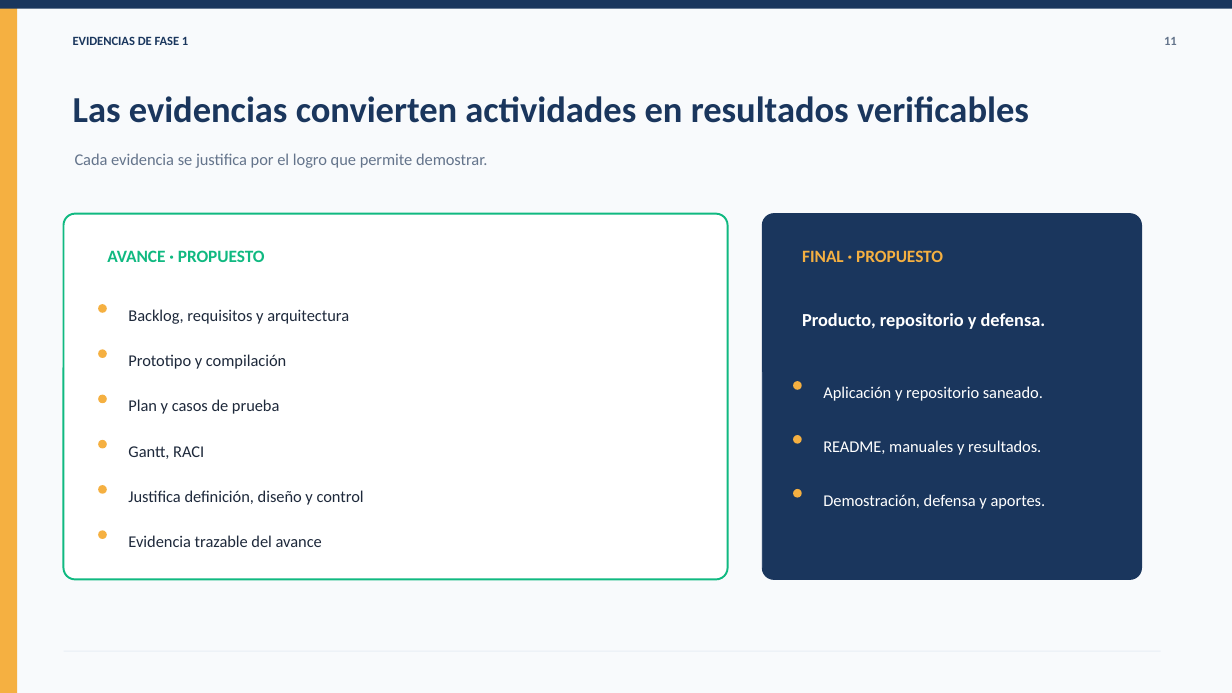
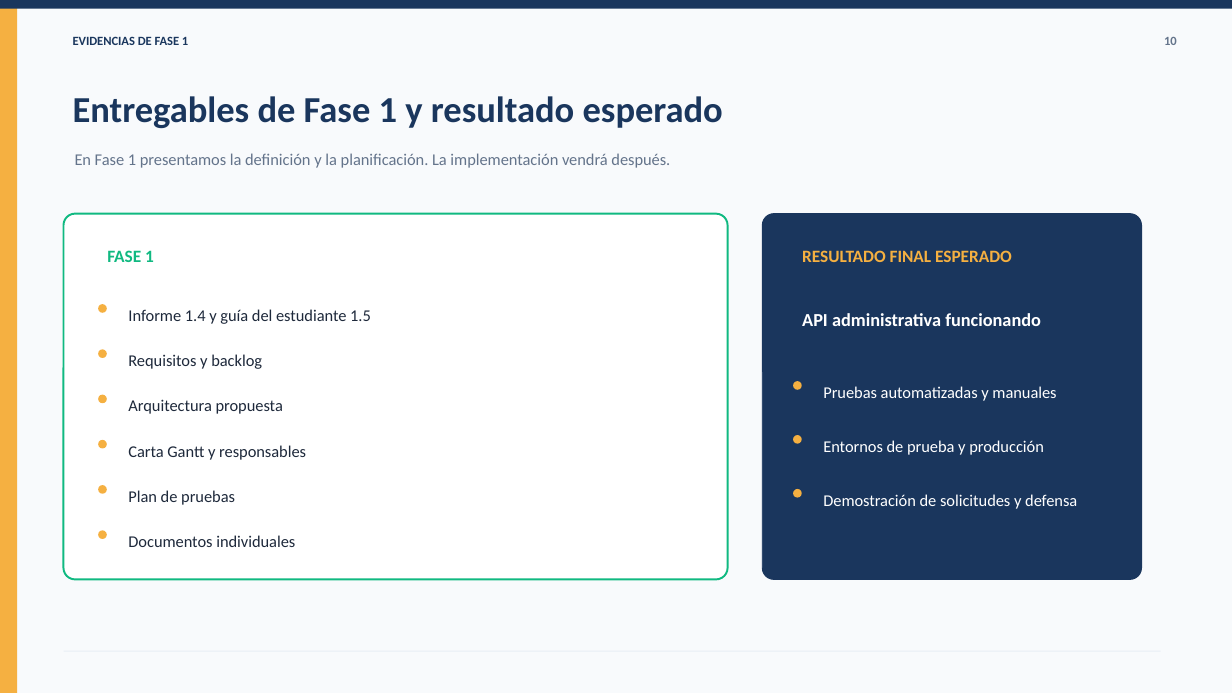
Before and after one commit to tsddds/Capstone_Aprueba-Administracion_Grupo8, a slide deck: slide 10 of Fase1/Evidencias_grupales/02_Presentacion_Proyecto_Fase1_Aprueba_Administracion.pptx. Drawn at 1232x693 pixels with LibreOffice and Linux fonts; fonts in the diff are those of the drawing. Boxes give left, top, right and bottom in pixels: in the first picture for what was removed or moved away, otherwise in the second. Text is boxed around its words. In the diff, an @@ line names an element or a change of style, - is before the commit and + after.

Commit message:
Actualiza evidencias grupales Fase 1 solo backend y README

```diff
--- a/Fase1/Evidencias_grupales/02_Presentacion_Proyecto_Fase1_Aprueba_Administracion.pptx
+++ b/Fase1/Evidencias_grupales/02_Presentacion_Proyecto_Fase1_Aprueba_Administracion.pptx
@@ text at (1164,37,1177,45): text changed @@
-11
+10
@@ text at (73,96,723,128): text changed @@
-Las evidencias convierten actividades en resultados verificables
+Entregables de Fase 1 y resultado esperado
@@ text at (75,153,670,168): text changed @@
-Cada evidencia se justifica por el logro que permite demostrar.
+En Fase 1 presentamos la definición y la planificación. La implementación vendrá después.
@@ text at (107,250,154,262): text changed @@
-AVANCE · PROPUESTO
+FASE 1
@@ text at (802,250,1012,262): text changed @@
-FINAL · PROPUESTO
+RESULTADO FINAL ESPERADO
@@ text at (128,309,371,324): text changed @@
-Backlog, requisitos y arquitectura
+Informe 1.4 y guía del estudiante 1.5
@@ text at (802,313,1041,326): text changed @@
-Producto, repositorio y defensa.
+API administrativa funcionando
@@ text at (128,354,262,369): text changed @@
-Prototipo y compilación
+Requisitos y backlog
@@ text at (823,386,1056,401): text changed @@
-Aplicación y repositorio saneado.
+Pruebas automatizadas y manuales
@@ text at (128,399,283,414): text changed @@
-Plan y casos de prueba
+Arquitectura propuesta
@@ text at (128,445,306,460): text changed @@
-Gantt, RACI
+Carta Gantt y responsables
@@ text at (823,440,1044,455): text changed @@
-README, manuales y resultados.
+Entornos de prueba y producción
@@ text at (128,490,235,505): text changed @@
-Justifica definición, diseño y control
+Plan de pruebas
@@ text at (823,494,1077,509): text changed @@
-Demostración, defensa y aportes.
+Demostración de solicitudes y defensa
@@ text at (128,535,295,547): text changed @@
-Evidencia trazable del avance
+Documentos individuales
```
Also in this commit, not shown: 9 other slides changed, 1 slide added, 1 slide removed, 33 other files.
